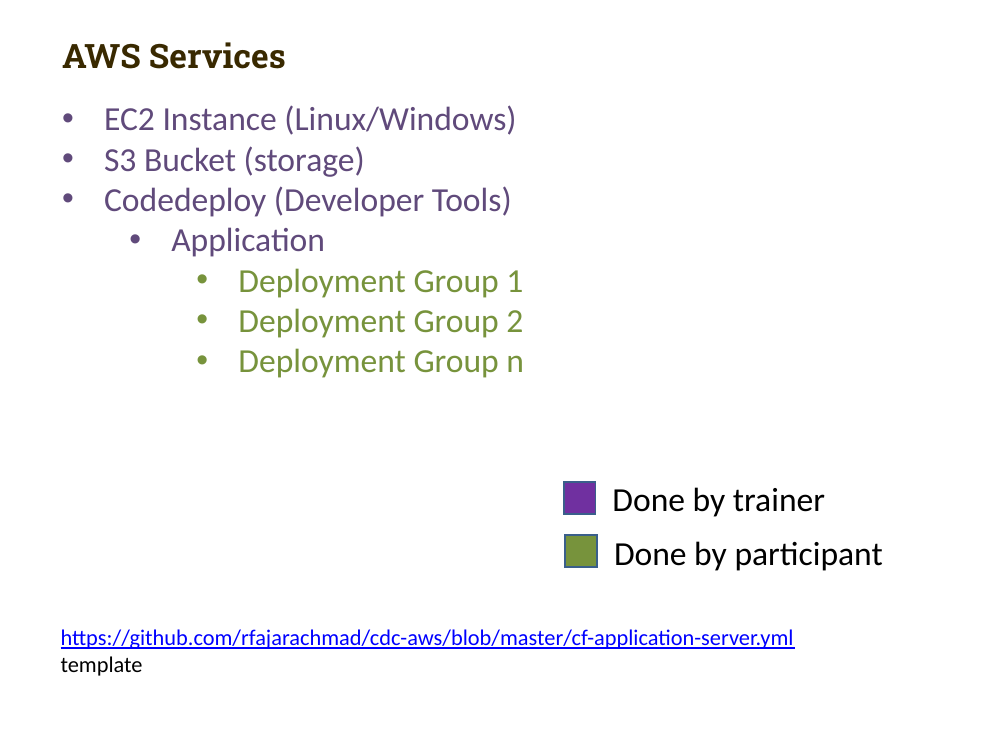
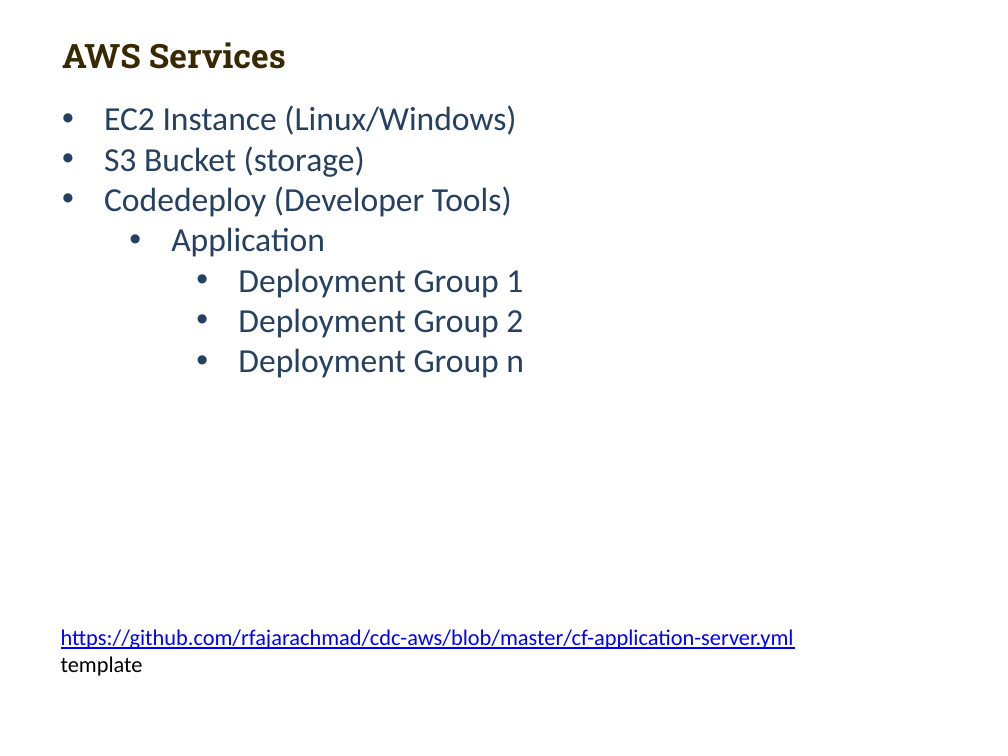
Before and after one commit to carlmitrais/wisdom, a slide deck: slide 3 of cdc_git_ws5_(2).pptx. Drawn at 1008x756 pixels with LibreOffice and Linux fonts; fonts in the diff are those of the drawing; background and template pictures are left out. Boxes give left, top, right and bottom in pixels: in the first picture for what was removed or moved away, otherwise in the second. Text is boxed around its words. In the diff, an @@ line names an element or a change of style, - is before the commit and + after.

Commit message:
update ws5 slide

```diff
--- a/cdc_git_ws5_(2).pptx
+++ b/cdc_git_ws5_(2).pptx
@@ text "EC2 Instance (Linux/Windows)" at (x1=104, y1=105, x2=524, y2=378): text colour #604A7B to #254061 in "EC2 Instance (Linux/Windows)", "S3 Bucket (storage)", "Codedeploy (Developer Tools)", "Application"; text colour #77933C to #254061 in "Deployment Group 1", "Deployment Group 2", "Deployment Group n" @@
@@ rectangle removed at (x1=564, y1=482, x2=597, y2=515) @@
@@ text removed at (x1=612, y1=487, x2=825, y2=517) @@
-Done by trainer
@@ rectangle removed at (x1=566, y1=535, x2=598, y2=567) @@
@@ text removed at (x1=614, y1=541, x2=883, y2=571) @@
-Done by participant
```
Also in this commit, not shown: 3 other slides changed, 2 slides added, 3 slides removed.
